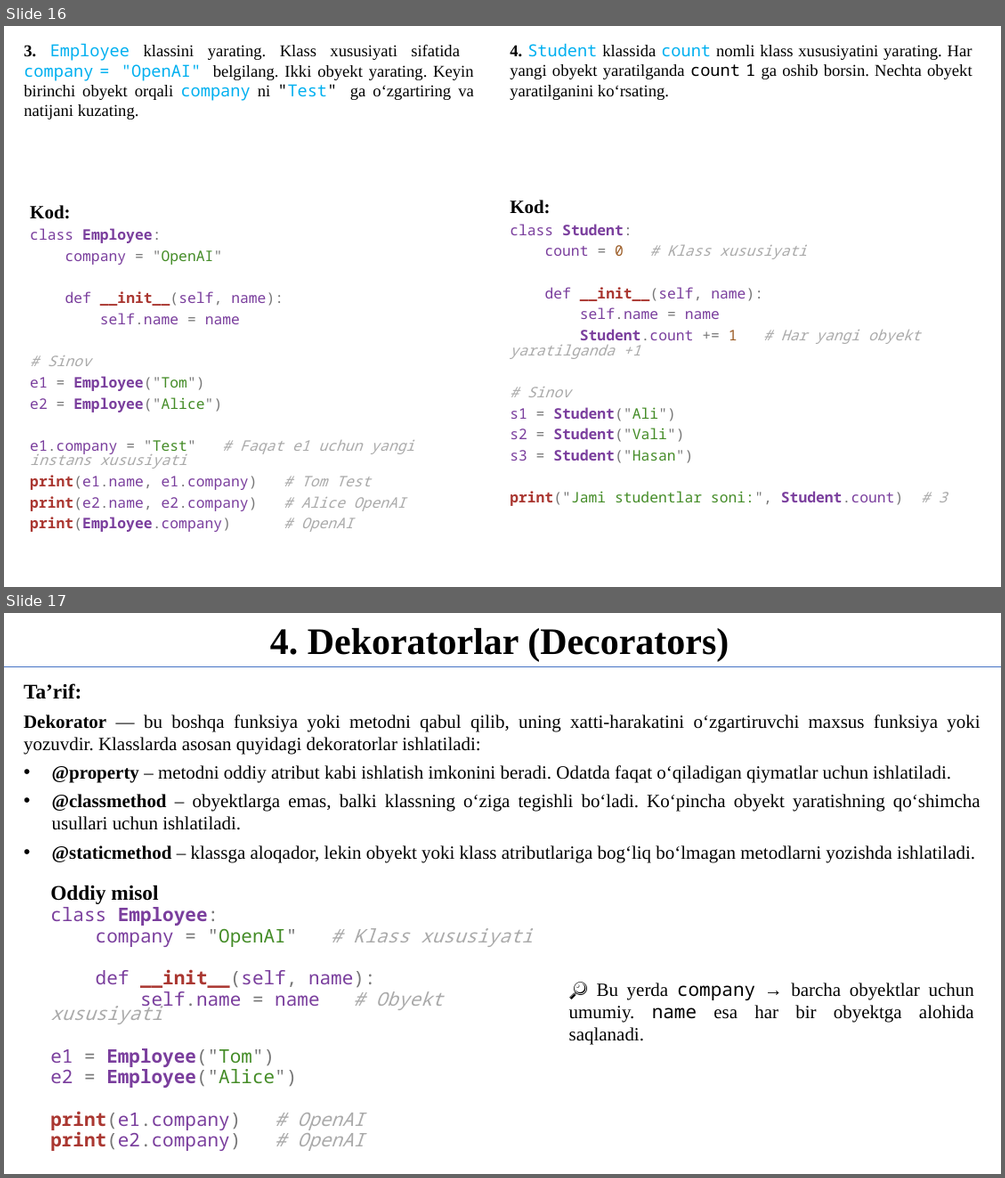
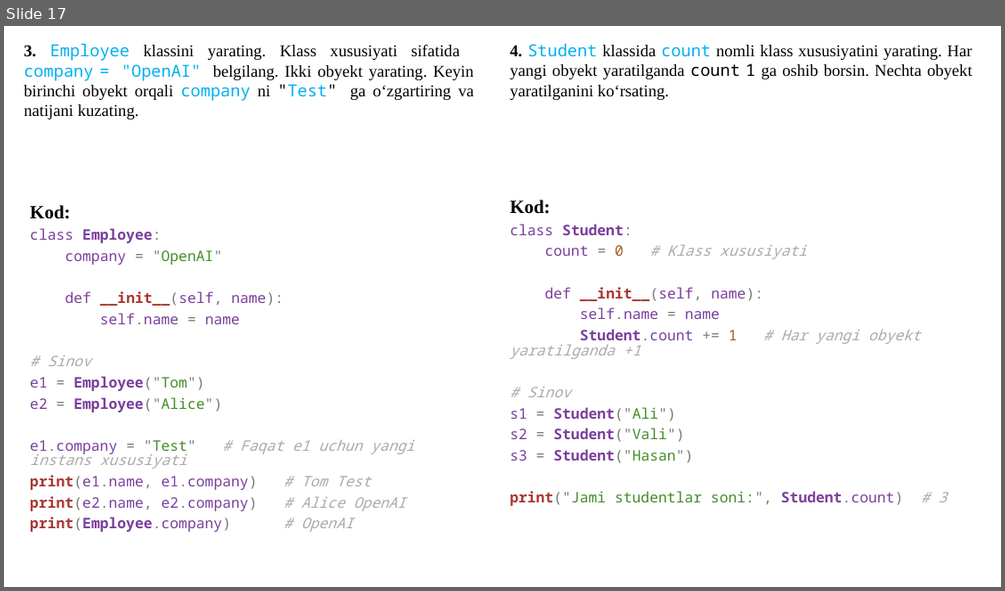
Before and after one commit to qwerty291996/2025-2026, a slide deck: Dars materiallari 2025-2026/Sun'iy intellekt asoslari 2025-2026/1.15 Pythonda Vorislikdan foydalanish/1.15 Pythonda Vorislikdan foydalanish.pptx. Shown one above the other, each under a label of ours: slides 16 and 17 before the commit, slide 17 after it. The pictures are 1005x1178 and 1005x591 pixels, drawn with LibreOffice and Linux fonts; fonts in the diff are those of the drawing. Boxes give left, top, right and bottom in pixels: in the first picture for what was removed or moved away, otherwise in the second. Text is boxed around its words. In the diff, an @@ line names an element or a change of style, - is before the commit and + after.

```diff
--- a/Dars materiallari 2025-2026/Sun'iy intellekt asoslari 2025-2026/1.15 Pythonda Vorislikdan foydalanish/1.15 Pythonda Vorislikdan foydalanish.pptx
+++ b/Dars materiallari 2025-2026/Sun'iy intellekt asoslari 2025-2026/1.15 Pythonda Vorislikdan foydalanish/1.15 Pythonda Vorislikdan foydalanish.pptx
@@ slide 17 removed at bbox=[4, 613, 1001, 1174], background #FFFFFF @@
@@ text removed at bbox=[270, 628, 728, 661] @@
-4. Dekoratorlar (Decorators)
@@ line removed from (4, 666) to (1001, 666) @@
@@ text removed at bbox=[24, 683, 980, 862] @@
-Ta’rif:
-Dekorator — bu boshqa funksiya yoki metodni qabul qilib, uning xatti-harakatini o‘zgartiruvchi maxsus funksiya yoki yozuvdir. Klasslarda asosan quyidagi dekoratorlar ishlatiladi:
-• @property – metodni oddiy atribut kabi ishlatish imkonini beradi. Odatda faqat o‘qiladigan qiymatlar uchun ishlatiladi.
-• @classmethod – obyektlarga emas, balki klassning o‘ziga tegishli bo‘ladi. Ko‘pincha obyekt yaratishning qo‘shimcha usullari uchun ishlatiladi.
-• @staticmethod – klassga aloqador, lekin obyekt yoki klass atributlariga bog‘liq bo‘lmagan metodlarni yozishda ishlatiladi.
@@ text removed at bbox=[50, 884, 533, 1151] @@
-Oddiy misol
-class Employee:
-company = "OpenAI" # Klass xususiyati
-def __init__(self, name):
-self.name = name # Obyekt xususiyati
-e1 = Employee("Tom")
-e2 = Employee("Alice")
-print(e1.company) # OpenAI
-print(e2.company) # OpenAI
@@ text removed at bbox=[569, 982, 974, 1045] @@
-🔎 Bu yerda company → barcha obyektlar uchun umumiy. name esa har bir obyektga alohida saqlanadi.
@@ what was slide 16 is now slide 17 @@
```
Also in this commit, not shown: 6 slides changed, 1 slide added, 2 other slides removed, 13 other files.
